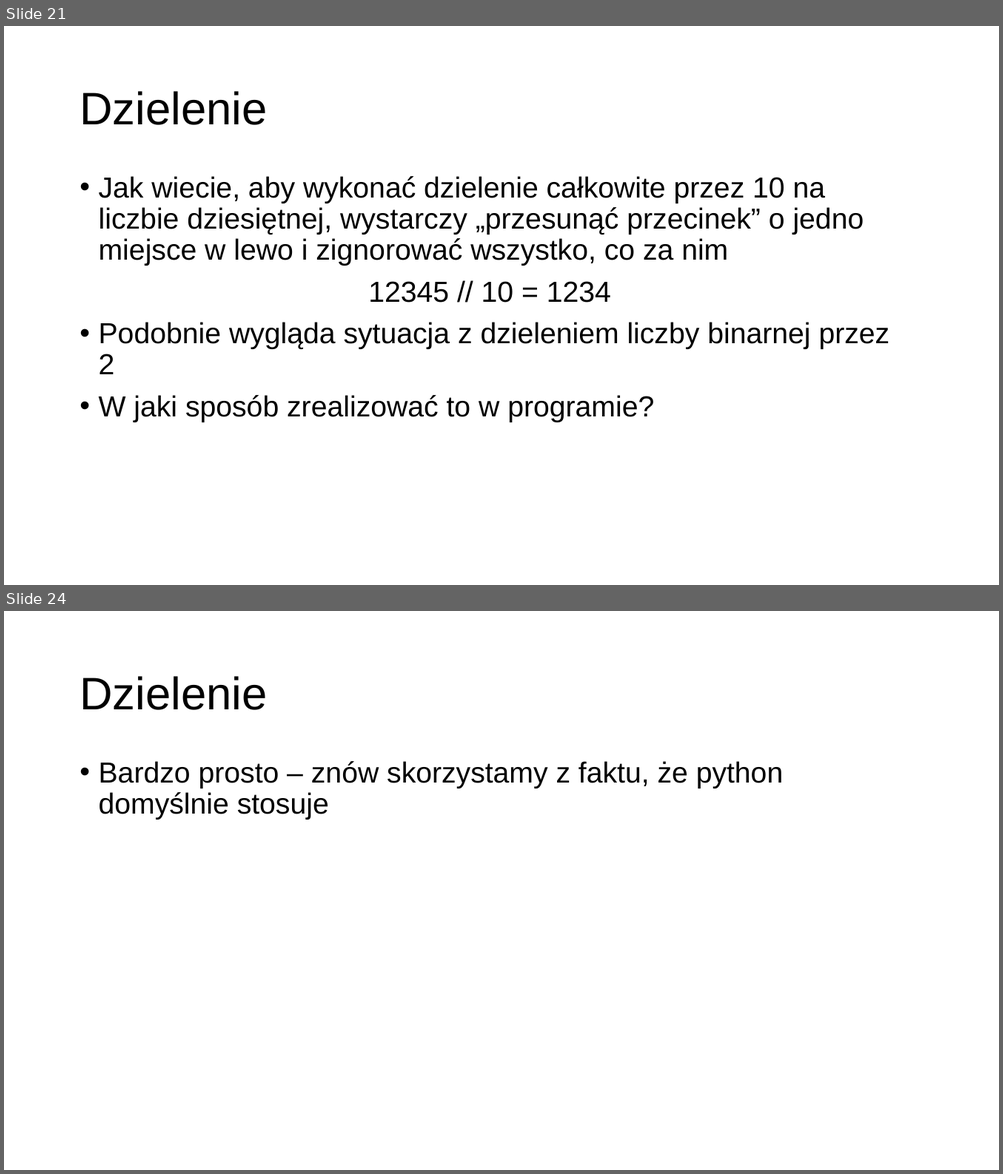
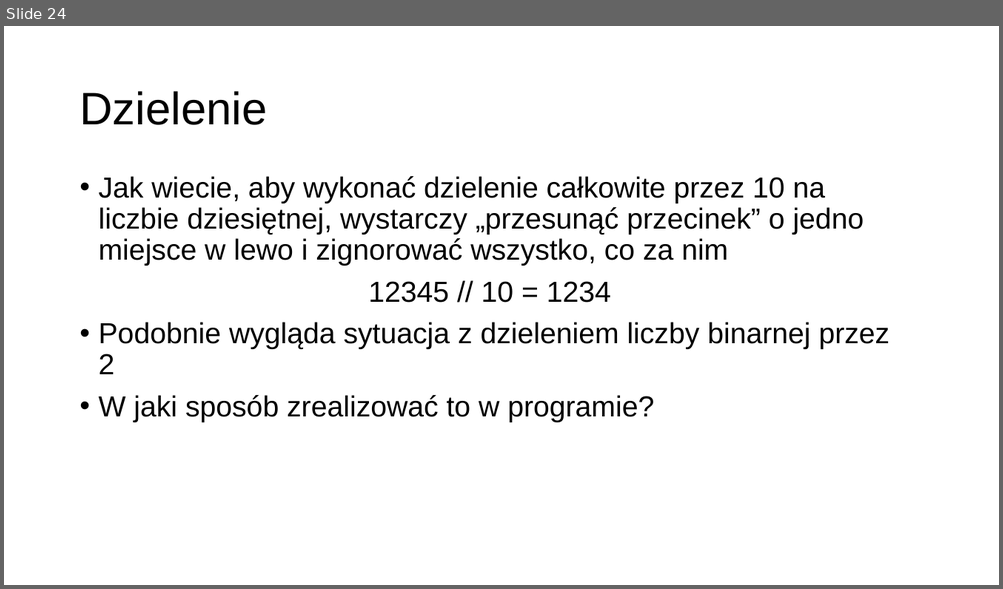
Before and after one commit to MikoStoro/ETI_Academy_Matura, a slide deck: prezentacje/Prezentacja2.pptx. Shown one above the other, each under a label of ours: slides 21 and 24 before the commit, slide 24 after it; the slides between them are not shown. The pictures are 1003x1174 and 1003x589 pixels, drawn with LibreOffice and Linux fonts; fonts in the diff are those of the drawing; background and template pictures are left out. Boxes give left, top, right and bottom in pixels: in the first picture for what was removed or moved away, otherwise in the second. Text is boxed around its words. In the diff, an @@ line names an element or a change of style, - is before the commit and + after.

```diff
--- a/prezentacje/Prezentacja2.pptx
+++ b/prezentacje/Prezentacja2.pptx
@@ slide 24 removed at (x1=4, y1=611, x2=999, y2=1170), background picture (left out) @@
@@ title removed at (x1=79, y1=676, x2=267, y2=710) @@
-Dzielenie
@@ text removed at (x1=99, y1=761, x2=783, y2=820) @@
-• Bardzo prosto – znów skorzystamy z faktu, że python domyślnie stosuje
@@ what was slide 21 is now slide 24 @@
```
Also in this commit, not shown: 2 slides changed, 14 slides added, 2 other slides removed, 4 other files.
